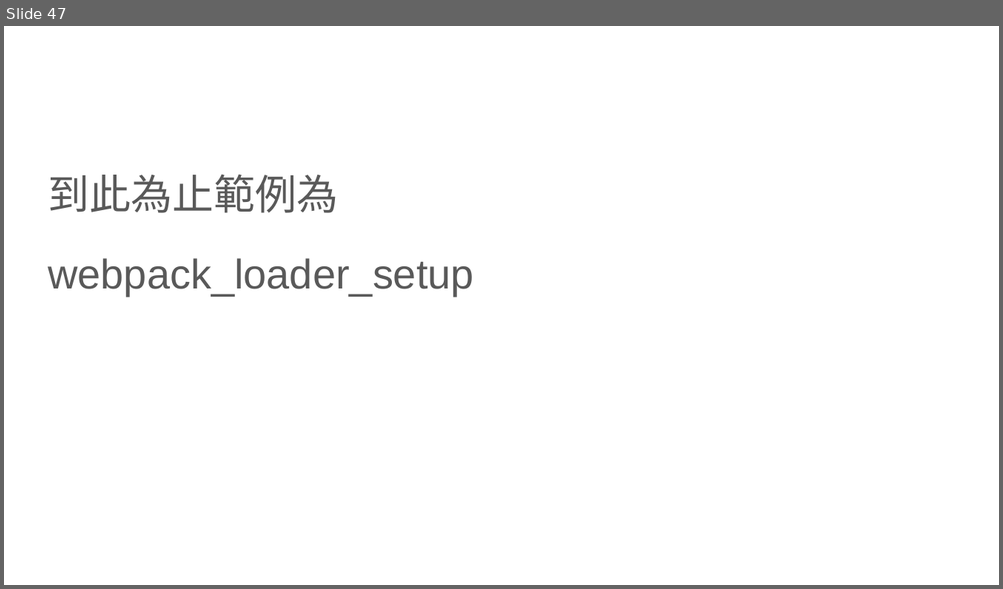
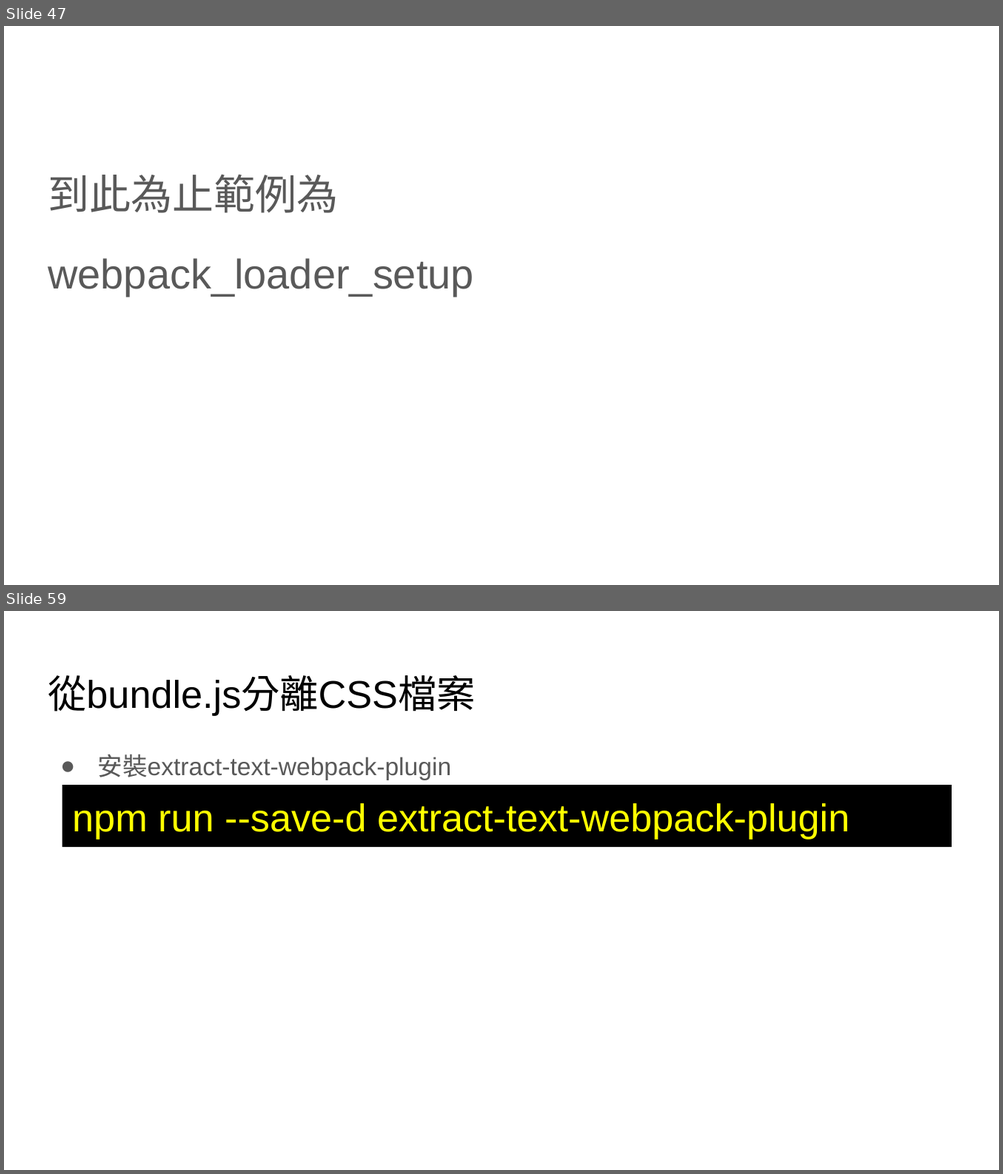
Before and after one commit to johnmausfam/LessonA, a slide deck: Webpack.pptx. Shown one above the other, each under a label of ours: slide 47 before the commit, slides 47 and 59 after it; the slides between them are not shown. The pictures are 1003x589 and 1003x1174 pixels, drawn with LibreOffice and Linux fonts; fonts in the diff are those of the drawing. Boxes give left, top, right and bottom in pixels: in the first picture for what was removed or moved away, otherwise in the second. Text is boxed around its words. In the diff, an @@ line names an element or a change of style, - is before the commit and + after.

```diff
--- a/Webpack.pptx
+++ b/Webpack.pptx
@@ slide 59 added at [4, 611, 999, 1170], background #FFFFFF @@
@@ title added at [48, 675, 475, 716], 28 pt, text #000000 @@
+從bundle.js分離CSS檔案
@@ text added at [97, 754, 451, 780], 18 pt, text #595959 @@
+● 安裝extract-text-webpack-plugin
@@ rectangle added at [62, 785, 952, 848], fill #000000, 28 pt, text #FFFF00 @@
+npm run --save-d extract-text-webpack-plugin
```
Also in this commit, not shown: 1 slide changed, 60 other slides added, 1 other file.
